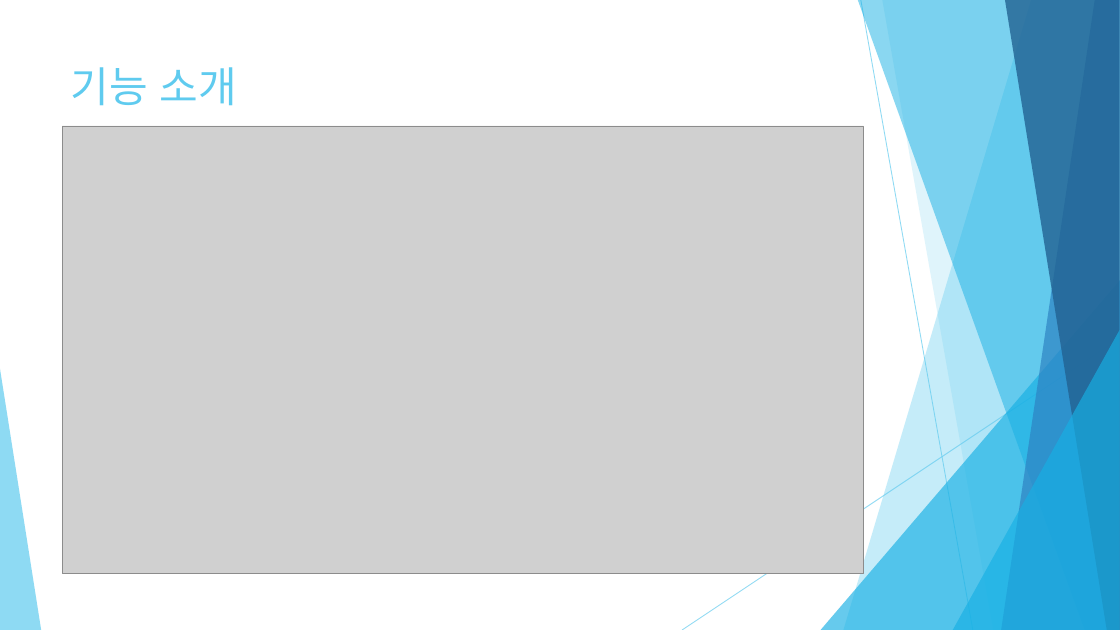
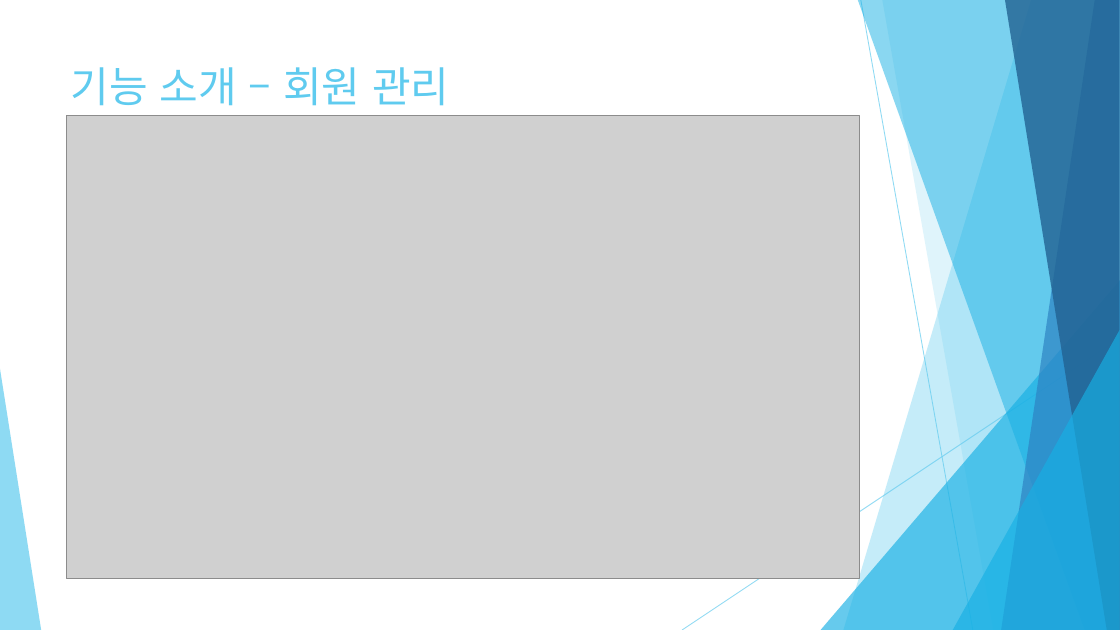
Before and after one commit to mywns123/project_yeop, a slide deck: slide 25 of document/세탁물 주문 관리_임준엽.pptx (slide 18 before the commit). Drawn at 1120x630 pixels with LibreOffice and Linux fonts; fonts in the diff are those of the drawing; grey boxes stand for pictures. Boxes give left, top, right and bottom in pixels: in the first picture for what was removed or moved away, otherwise in the second. Text is boxed around its words. In the diff, an @@ line names an element or a change of style, - is before the commit and + after.

```diff
--- a/document/세탁물 주문 관리_임준엽.pptx
+++ b/document/세탁물 주문 관리_임준엽.pptx
@@ title at [71, 67, 449, 106]: text changed @@
-기능 소개
+기능 소개 – 회원 관리
@@ picture: place and size @@
-picture at [62, 126, 864, 574]
+picture at [66, 116, 860, 579]
```
Also in this commit, not shown: 19 other slides changed, 7 slides added, 19 other files.
